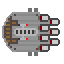
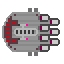
Layer changes from the first 64px x 64px image to the second:
pixels changed over [4, 14, 52, 50] (layer not identified)
